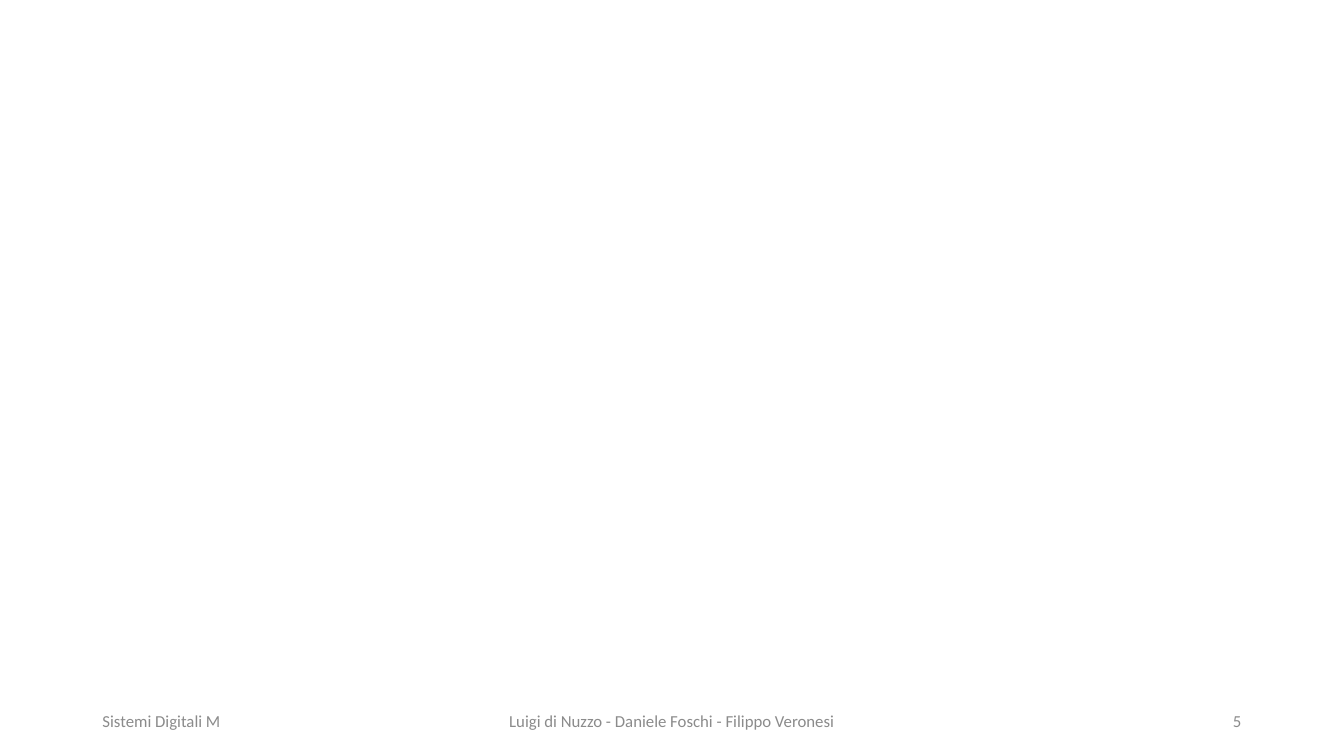
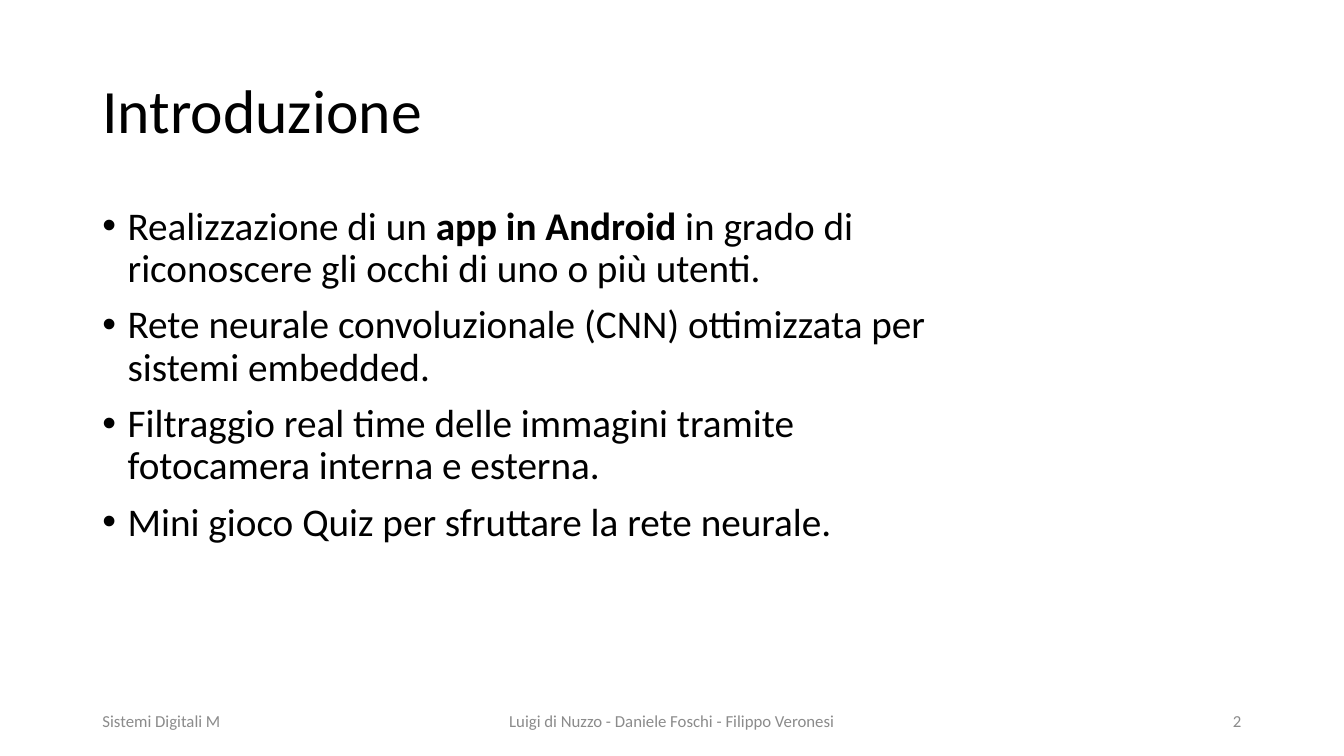
Before and after one commit to DaniDF/eye_pupil_tracker, a slide deck: slide 2 of Report/PresentazionePpt/EyeTracker.pptx (slide 5 before the commit). Drawn at 1344x756 pixels with LibreOffice and Linux fonts; fonts in the diff are those of the drawing. Boxes give left, top, right and bottom in pixels: in the first picture for what was removed or moved away, otherwise in the second. Text is boxed around its words. In the diff, an @@ line names an element or a change of style, - is before the commit and + after.

```diff
--- a/Report/PresentazionePpt/EyeTracker.pptx
+++ b/Report/PresentazionePpt/EyeTracker.pptx
@@ title added at <box>102,90,421,134</box>, 44 pt, text #000000 @@
+Introduzione
@@ text added at <box>128,212,925,543</box>, 28 pt, text #000000 @@
+• Realizzazione di un app in Android in grado di riconoscere gli occhi di uno o più utenti.
+• Rete neurale convoluzionale (CNN) ottimizzata per sistemi embedded.
+• Filtraggio real time delle immagini tramite fotocamera interna e esterna.
+• Mini gioco Quiz per sfruttare la rete neurale.
@@ page number at <box>1233,716,1241,727</box>: text changed @@
-5
+2
```
Also in this commit, not shown: 8 other slides changed, 2 slides added, 1 other file.
